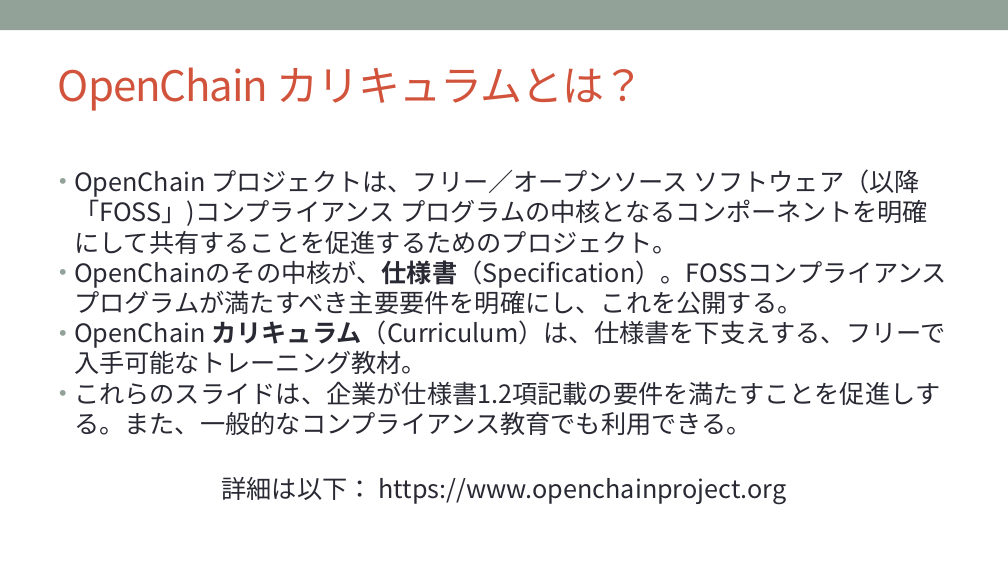
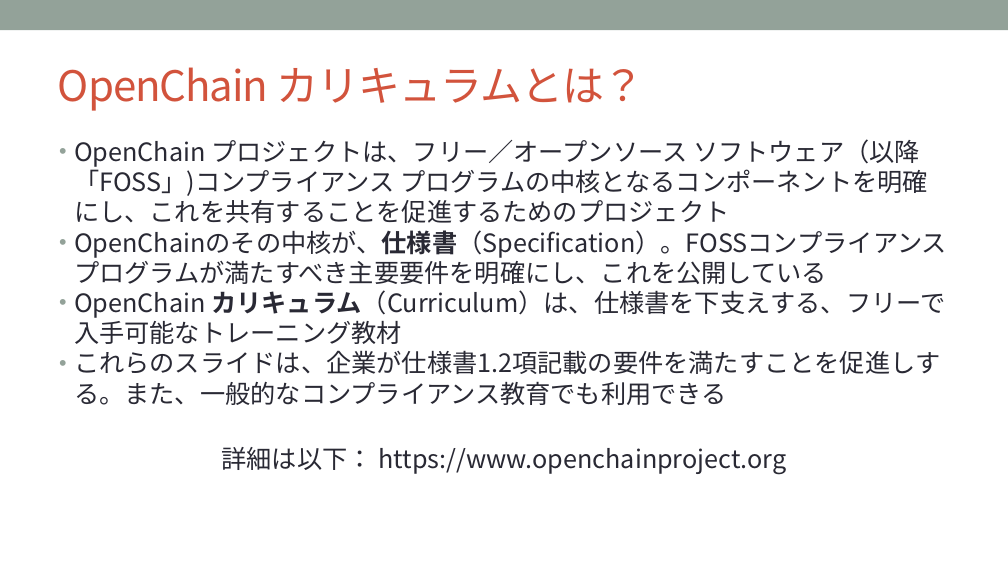
Before and after one commit to OpenChain-Project/Curriculum-Translation-JP, a slide deck: slide 3 of REVIEW/Version_for_v1.1/openchain-curriculum-for-1-1_JP_review_tani.pptx (slide 4 before the commit). Drawn at 1008x567 pixels with LibreOffice and Linux fonts; fonts in the diff are those of the drawing; background and template pictures are left out. Boxes give left, top, right and bottom in pixels: in the first picture for what was removed or moved away, otherwise in the second. Text is boxed around its words. In the diff, an @@ line names an element or a change of style, - is before the commit and + after.

```diff
--- a/REVIEW/Version_for_v1.1/openchain-curriculum-for-1-1_JP_review_tani.pptx
+++ b/REVIEW/Version_for_v1.1/openchain-curriculum-for-1-1_JP_review_tani.pptx
@@ text at (x1=74, y1=139, x2=947, y2=405): text changed @@
-• OpenChain プロジェクトは、フリー／オープンソース ソフトウェア（以降「FOSS」)コンプライアンス プログラムの中核となるコンポーネントを明確にして共有することを促進するためのプロジェクト。
-• OpenChainのその中核が、仕様書（Specification）。FOSSコンプライアンス プログラムが満たすべき主要要件を明確にし、これを公開する。
-• OpenChain カリキュラム（Curriculum）は、仕様書を下支えする、フリーで入手可能なトレーニング教材。
-• これらのスライドは、企業が仕様書1.2項記載の要件を満たすことを促進しする。また、一般的なコンプライアンス教育でも利用できる。
+• OpenChain プロジェクトは、フリー／オープンソース ソフトウェア（以降「FOSS」)コンプライアンス プログラムの中核となるコンポーネントを明確にし、これを共有することを促進するためのプロジェクト
+• OpenChainのその中核が、仕様書（Specification）。FOSSコンプライアンス プログラムが満たすべき主要要件を明確にし、これを公開している
+• OpenChain カリキュラム（Curriculum）は、仕様書を下支えする、フリーで入手可能なトレーニング教材
+• これらのスライドは、企業が仕様書1.2項記載の要件を満たすことを促進しする。また、一般的なコンプライアンス教育でも利用できる
```
Also in this commit, not shown: 46 other slides changed, 2 slides removed.
